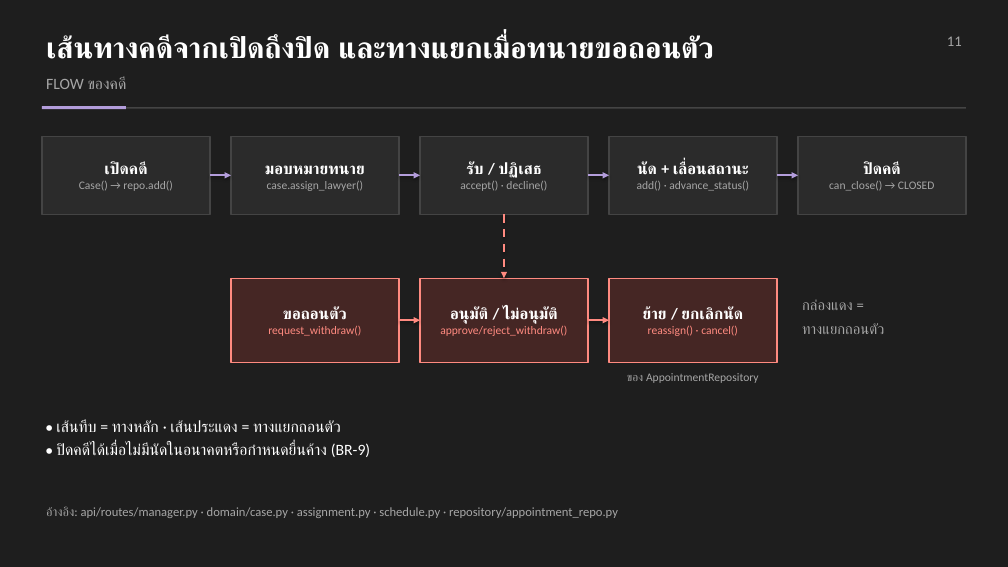
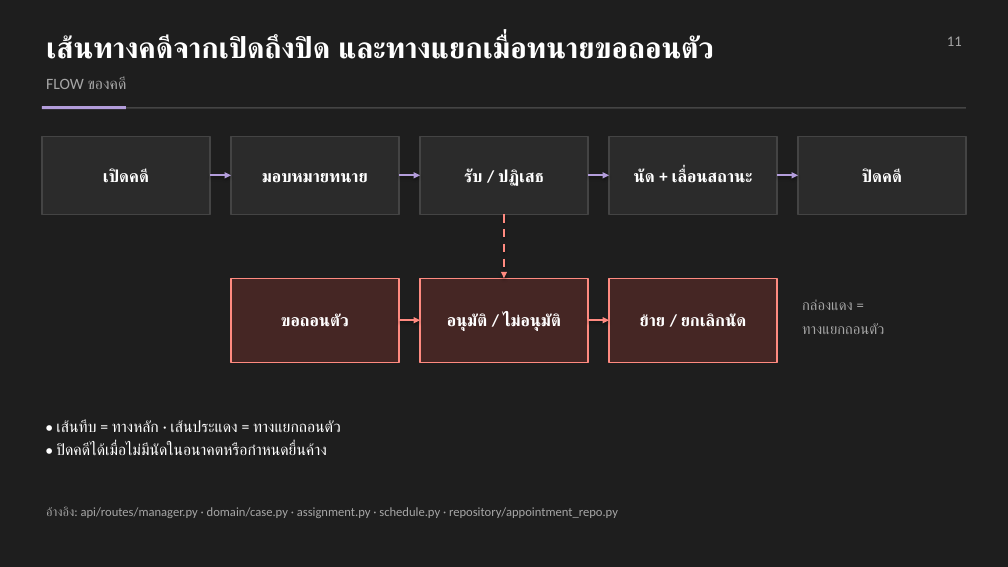
Before and after one commit to Maythane/Law-Firm-Project, a slide deck: slide 11 of docs/slides/LawFirm_Presentation.pptx. Drawn at 1008x567 pixels with LibreOffice and Linux fonts; fonts in the diff are those of the drawing. Boxes give left, top, right and bottom in pixels: in the first picture for what was removed or moved away, otherwise in the second. Text is boxed around its words. In the diff, an @@ line names an element or a change of style, - is before the commit and + after.

```diff
--- a/docs/slides/LawFirm_Presentation.pptx
+++ b/docs/slides/LawFirm_Presentation.pptx
@@ size 15 to 16 pt in 8 elements at (x1=640, y1=314, x2=746, y2=327), (x1=447, y1=314, x2=560, y2=331), (x1=464, y1=169, x2=544, y2=186), (x1=634, y1=169, x2=753, y2=183), (x1=281, y1=314, x2=349, y2=327), (x1=103, y1=169, x2=148, y2=182), (x1=862, y1=169, x2=901, y2=182), (x1=262, y1=173, x2=368, y2=183) @@
@@ text at (x1=79, y1=181, x2=172, y2=191): paragraph removed @@
-Case() → repo.add()
@@ text at (x1=267, y1=181, x2=363, y2=191): paragraph removed @@
-case.assign_lawyer()
@@ text at (x1=460, y1=181, x2=547, y2=191): paragraph removed @@
-accept() · decline()
@@ text at (x1=637, y1=181, x2=749, y2=191): paragraph removed @@
-add() · advance_status()
@@ text at (x1=829, y1=181, x2=934, y2=191): paragraph removed @@
-can_close() → CLOSED
@@ text at (x1=268, y1=326, x2=361, y2=336): paragraph removed @@
-request_withdraw()
@@ text at (x1=440, y1=326, x2=567, y2=336): paragraph removed @@
-approve/reject_withdraw()
@@ text at (x1=648, y1=326, x2=738, y2=336): paragraph removed @@
-reassign() · cancel()
@@ text removed at (x1=627, y1=373, x2=759, y2=383) @@
-ของ AppointmentRepository
@@ text at (x1=56, y1=443, x2=327, y2=455): text changed @@
-• ปิดคดีได้เมื่อไม่มีนัดในอนาคตหรือกำหนดยื่นค้าง (BR-9)
+• ปิดคดีได้เมื่อไม่มีนัดในอนาคตหรือกำหนดยื่นค้าง
```
Also in this commit, not shown: 6 other slides changed, 4 other files.
